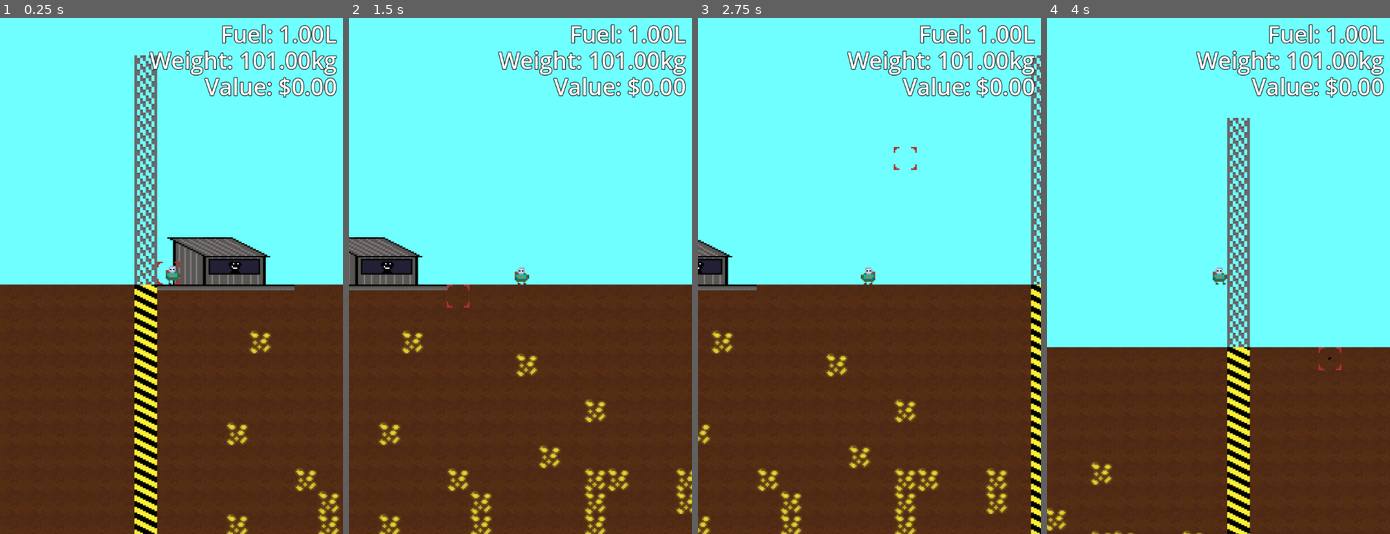
Above: before the commit, frames 1-4 (left to right).
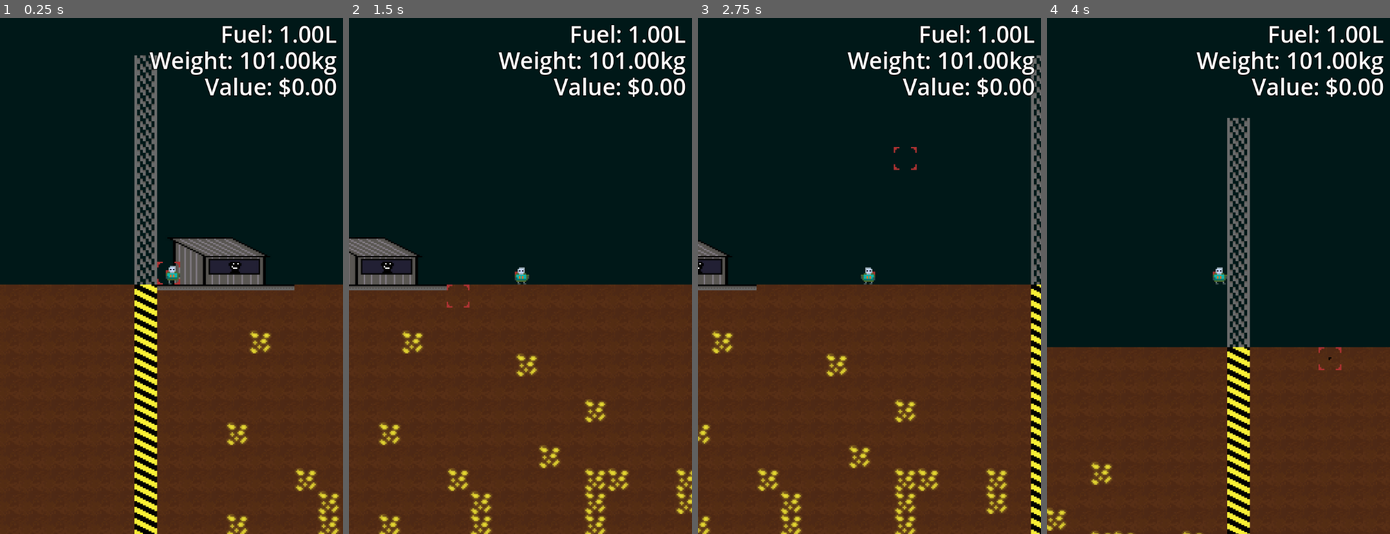
Above: after the commit, the same moments.

Repository: brikr/ludum-dare-57
Game: Godot game, scene res://scenes/main/main.tscn
Same seed, same stepped clock (60 frames per second), same inputs: the game is played once before the commit and once after it.
Inputs (mouse positions are in pixels of both pictures, inside the frame that each line leads up to):
- Up to frame 1 (0.25 s): no input
- Up to frame 2 (1.5 s): tap Enter at 0.5 s; move the mouse to (595, 250) at 0.52 s; press the mouse at (595, 250) at 0.53 s; hold D (move_right) from 0.53 s (still down); tap Space (jump) at 0.77 s; move the mouse to (451, 301) at 1.27 s; release the mouse at (451, 301) at 1.28 s; click (451, 301) at 1.35 s
- Up to frame 3 (2.75 s): tap Space (jump) at 1.52 s; move the mouse to (903, 162) at 2.02 s; release D (move_right) at 2.03 s; press the mouse at (903, 162) at 2.03 s; hold A (move_left) from 2.03 s (still down)
- Up to frame 4 (4 s): move the mouse to (1201, 379) at 2.77 s; release A (move_left) at 2.78 s; release the mouse at (1201, 379) at 2.78 s; hold D (move_right) from 2.78 s (still down); click (1201, 379) at 2.85 s; tap Space (jump) at 3.02, 3.77 s; move the mouse to (1321, 353) at 3.52 s; press the mouse at (1321, 353) at 3.53 s

The runs differ from the first frame. In frame 1, 46% of the frame differs, in the area x 0-100%, y 0-52%; in frame 2, 48%; in frame 3, 49%; in frame 4, 60%, in the area x 0-100%, y 0-64%.

Commit message:
new sky just dropped

Diff:
--- a/scenes/main/main.tscn
+++ b/scenes/main/main.tscn
@@ -14,7 +14,7 @@
 offset_top = -424.0
 offset_right = 1063.0
 offset_bottom = 656.0
-color = Color(0.439216, 1, 1, 1)
+color = Color(3.91062e-08, 0.0942112, 0.0947127, 1)
 
 [node name="UndergroundTileMap" type="Node2D" parent="."]
 script = ExtResource("3_ow5a4")
